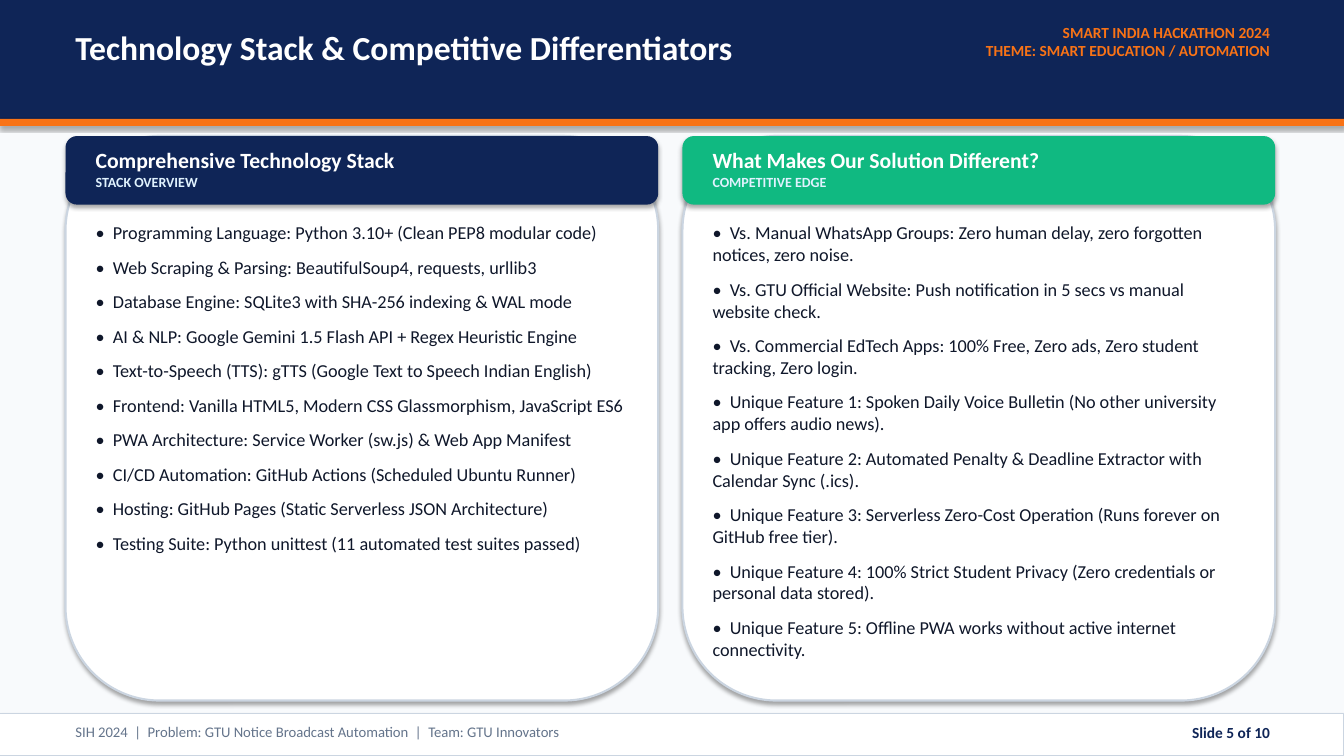
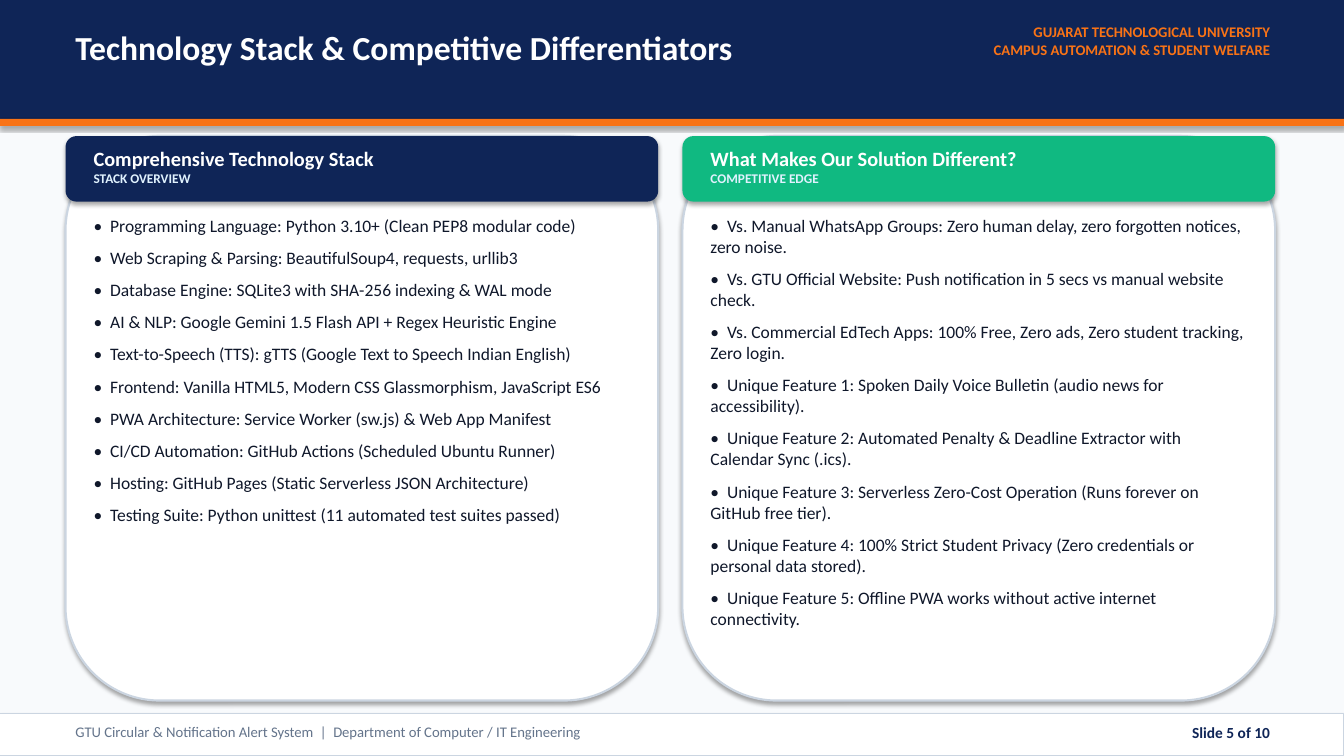
Before and after one commit to SMuhammad24/GTUAlertsystem, a slide deck: slide 5 of SIH2024_GTU_Alert_System_Presentation.pptx. Drawn at 1344x756 pixels with LibreOffice and Linux fonts; fonts in the diff are those of the drawing. Boxes give left, top, right and bottom in pixels: in the first picture for what was removed or moved away, otherwise in the second. Text is boxed around its words. In the diff, an @@ line names an element or a change of style, - is before the commit and + after.

```diff
--- a/SIH2024_GTU_Alert_System_Presentation.pptx
+++ b/SIH2024_GTU_Alert_System_Presentation.pptx
@@ text at [994, 27, 1270, 55]: text changed; size 11 to 10.5 pt @@
-SMART INDIA HACKATHON 2024
-THEME: SMART EDUCATION / AUTOMATION
+GUJARAT TECHNOLOGICAL UNIVERSITY
+CAMPUS AUTOMATION & STUDENT WELFARE
@@ text "Comprehensive Technology Stack" at [94, 151, 374, 183]: size 15.5 to 14.5 pt in "Comprehensive Technology Stack"; size 10 to 9.5 pt in "STACK OVERVIEW" @@
@@ text "What Makes Our Solution Different?" at [710, 151, 1016, 183]: size 15.5 to 14.5 pt in "What Makes Our Solution Different?"; size 10 to 9.5 pt in "COMPETITIVE EDGE" @@
@@ text "• Programming Language: Python 3.10+ ...": place and size @@
-text "• Programming Language: Python 3.10+ ..." at [113, 226, 623, 553]
+text "• Programming Language: Python 3.10+ ..." at [110, 219, 601, 524]
@@ text "• Programming Language: Python 3.10+ ..." at [110, 219, 601, 524]: size 13 to 12.5 pt; less space between paragraphs @@
@@ text at [710, 220, 1243, 628]: size 13 to 12.5 pt in "• Vs. Manual WhatsApp Groups: Zero human ...", "• Vs. GTU Official Website: Push notification ...", "• Vs. Commercial EdTech Apps: 100% Free, ...", "• Unique Feature 2: Automated Penalty & ..." and 3 more places; less space between paragraphs @@
@@ text at [710, 378, 1163, 415]: text changed; size 13 to 12.5 pt @@
-• Unique Feature 1: Spoken Daily Voice Bulletin (No other university app offers audio news).
+• Unique Feature 1: Spoken Daily Voice Bulletin (audio news for accessibility).
@@ text at [75, 727, 580, 740]: text changed @@
-SIH 2024 | Problem: GTU Notice Broadcast Automation | Team: GTU Innovators
+GTU Circular & Notification Alert System | Department of Computer / IT Engineering
```
Also in this commit, not shown: 9 other slides changed, 1 other file.
